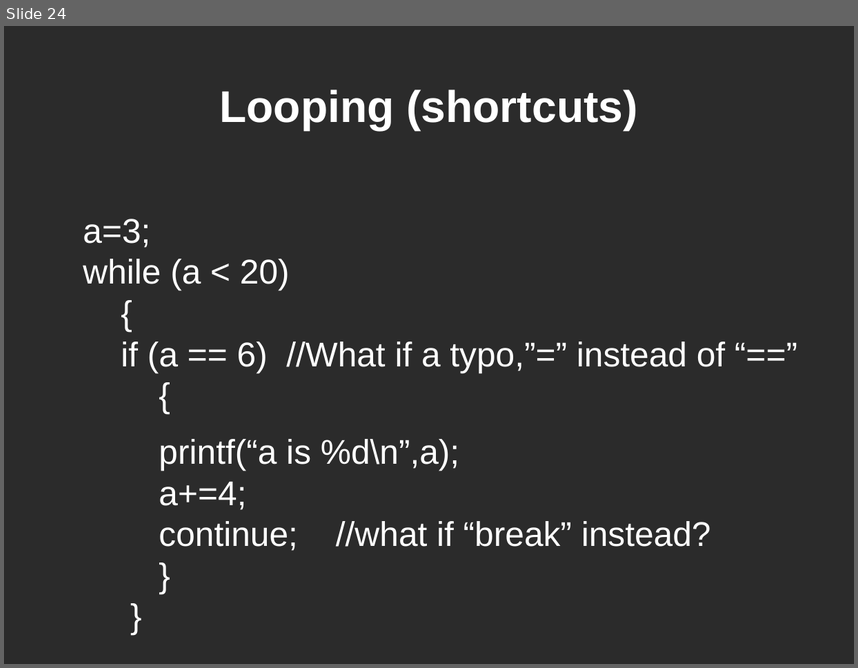
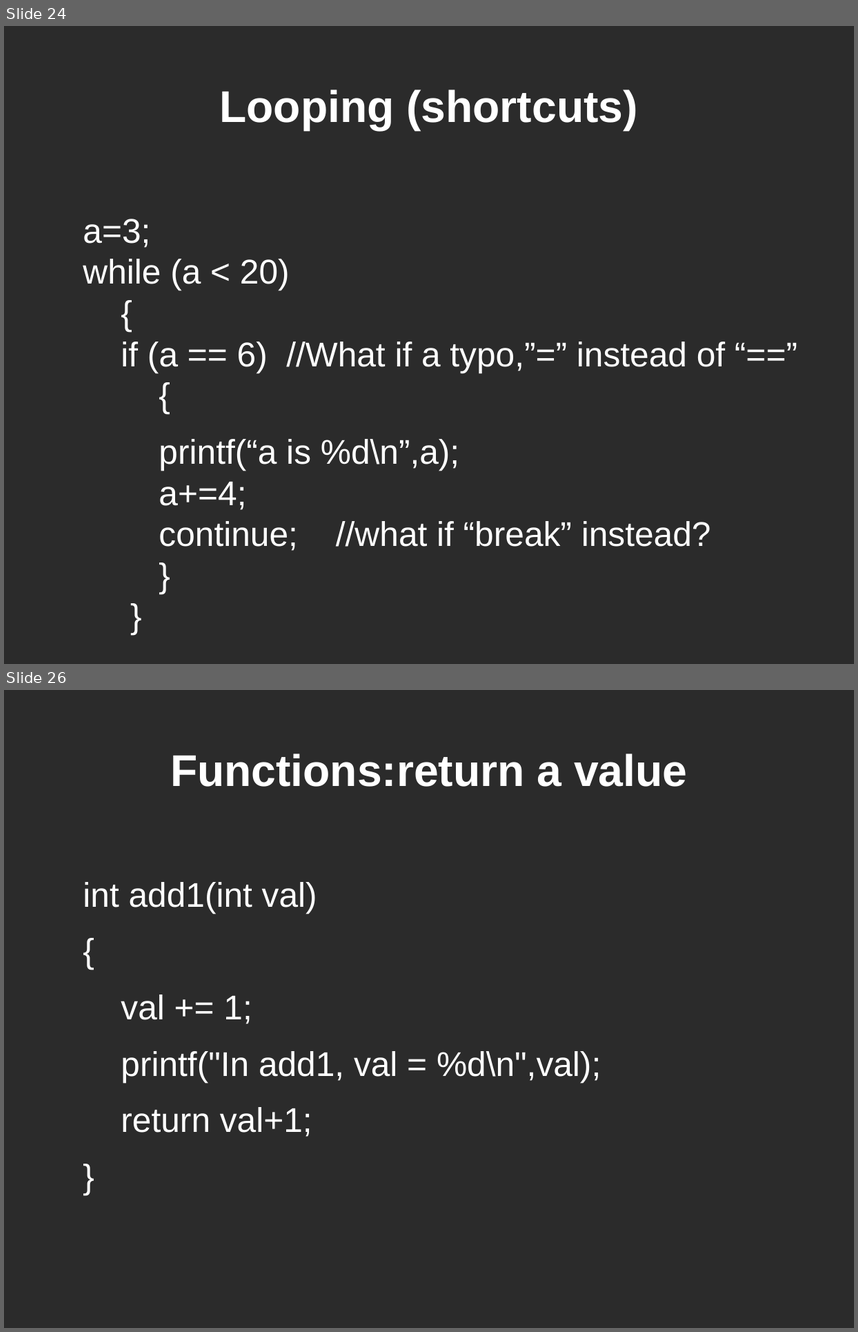
Before and after one commit to dklamet/class, a slide deck: docs/class.odp. Shown one above the other, each under a label of ours: slide 24 before the commit, slides 24 and 26 after it; the slides between them are not shown. The pictures are 858x668 and 858x1332 pixels, drawn with LibreOffice and Linux fonts; fonts in the diff are those of the drawing; background and template pictures are left out; a plain dark background stands for a picture behind light text. Boxes give left, top, right and bottom in pixels: in the first picture for what was removed or moved away, otherwise in the second. Text is boxed around its words. In the diff, an @@ line names an element or a change of style, - is before the commit and + after.

```diff
--- a/docs/class.odp
+++ b/docs/class.odp
@@ slide 26 added at (4,690,854,1328), background picture (left out) @@
@@ title added at (170,753,687,787), 41.4 pt, text #FFFFFF, bold @@
+Functions:return a value
@@ text added at (83,882,601,1136), 32 pt, text #FFFFFF @@
+int add1(int val)
+{
+val += 1;
+printf("In add1, val = %d\n",val);
+return val+1;
+}
```
Also in this commit, not shown: 1 slide changed, 2 other slides added, 4 other files.
